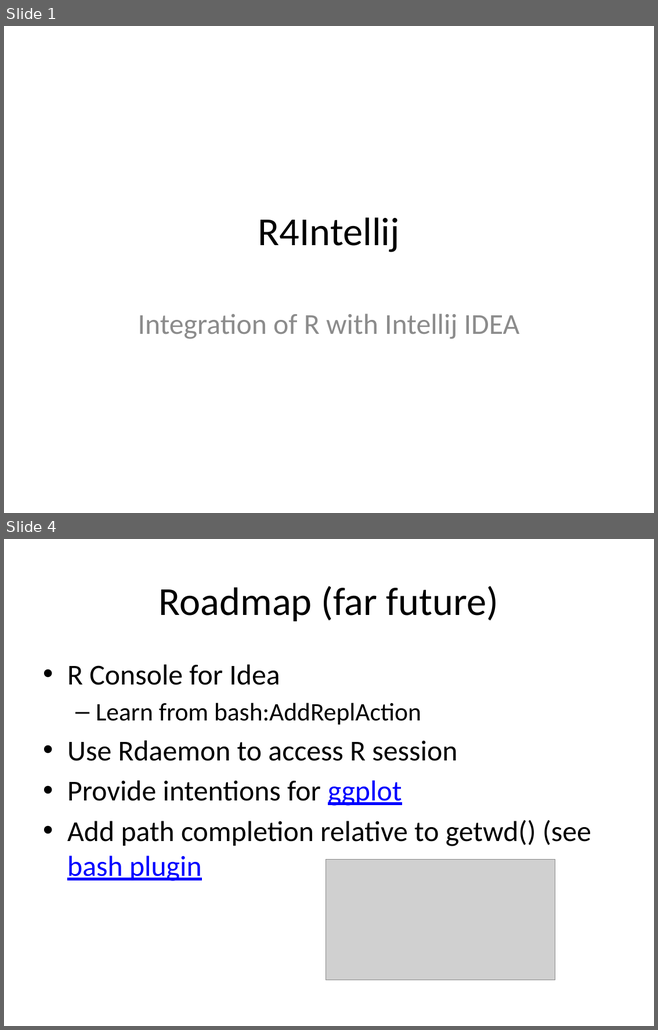
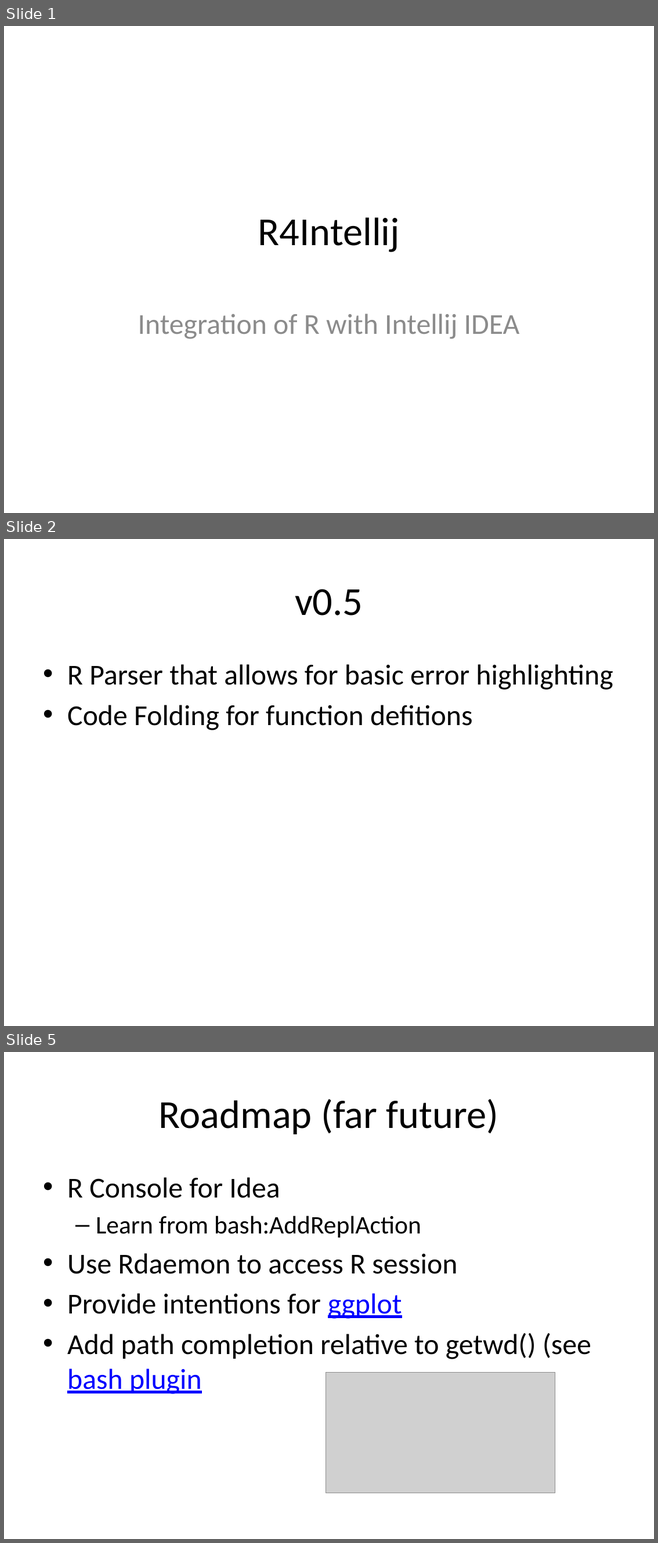
Before and after one commit to holgerbrandl/r4intellij, a slide deck: R4Intellij.pptx. Shown one above the other, each under a label of ours: slides 1 and 4 before the commit, slides 1, 2 and 5 after it; the slides between them are not shown. The pictures are 658x1030 and 658x1543 pixels, drawn with LibreOffice and Linux fonts; fonts in the diff are those of the drawing; grey boxes stand for pictures. Boxes give left, top, right and bottom in pixels: in the first picture for what was removed or moved away, otherwise in the second. Text is boxed around its words. In the diff, an @@ line names an element or a change of style, - is before the commit and + after.

Commit message:
implemented function def folding; cleaned up parser classes

```diff
--- a/R4Intellij.pptx
+++ b/R4Intellij.pptx
@@ slide 2 added at box(4, 539, 654, 1026), background #FFFFFF @@
@@ title added at box(295, 589, 362, 616), 44 pt, text #000000 @@
+v0.5
@@ text added at box(67, 664, 612, 730), 32 pt, text #000000 @@
+• R Parser that allows for basic error highlighting
+• Code Folding for function defitions
@@ what was slide 4 is now slide 5 @@
```
Also in this commit, not shown: 2 slides changed, 7 other files.
